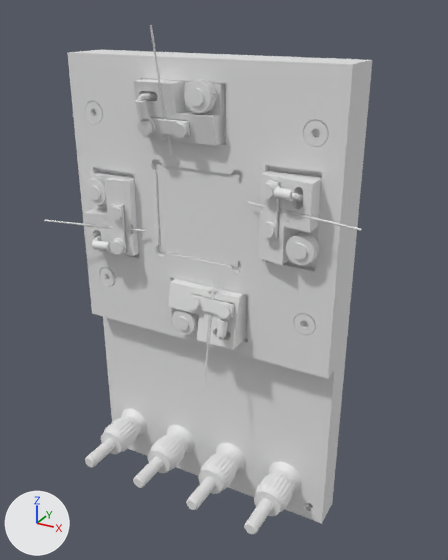
Two versions of the glTF model models/T2P-N-pin_open.glb, one commit apart.
Both versions are drawn from a camera (50 mm lens) standing at (123.6, -141.6, 145.3) and looking at (47.8, -3.7, 76.4). The lights are fixed; the arrows at lower left show +X, +Y and +Z. The first picture is the older version. Vertices at exactly the same position are counted once.

The first picture shows 'p000', 'p001', 'p002', 'p007', 'p008', 'p022', 'p036', 'p050', 'p064', 'p067', 'p070', 'p073', 'p076', 'p082' and 32 more.
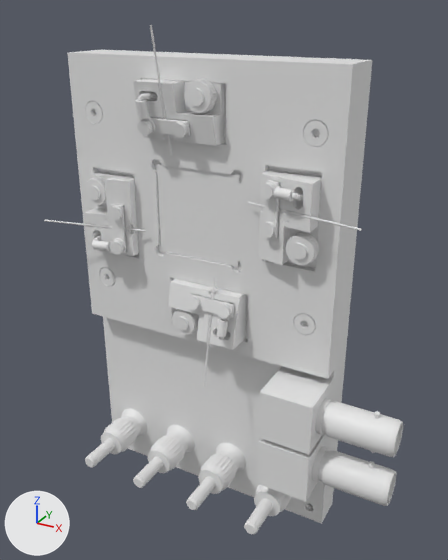
Location of each change, (x1, y1, x2, y2) in pixels of the pictures (448 x 560 px):
```json
{"object": "p082", "change": "reshaped", "before": [304, 120, 328, 146], "after": [258, 366, 334, 455], "on screen": "208% wider, 233% taller"}
{"object": "p083", "change": "reshaped", "after": [315, 398, 403, 457], "on screen": "not visible before"}
{"object": "p076", "change": "reshaped", "before": [100, 268, 115, 286], "after": [257, 434, 329, 502]}
{"object": "p077", "change": "reshaped", "after": [312, 446, 397, 506], "on screen": "not visible before"}
{"part": 1, "of": "me_p076", "change": "added", "after": [257, 434, 329, 502]}
{"part": 3, "of": "me_p082", "change": "added", "after": [258, 366, 334, 455]}
{"object": "p073", "change": "unchanged, covered by the edit", "before": [254, 462, 301, 516], "after": [254, 484, 292, 516]}
```

Edits to the scene script, one JSON object a line:
```json
{"block": "me_p076", "where": "# used by ob_p076; location = (0.0, 0.0, 0.0)"}
{"op": "remove", "block": "me_p076", "code": "me_p076.from_pydata(...)  # 219 vertices, 434 faces; spans x 4.56..10.45, y -5.0..-3.54, z 66.45..72.35"}
{"op": "add", "block": "me_p076", "code": "me_p076.from_pydata(...)  # 110 vertices, 216 faces; spans x 65.1..80.0, y -15.8..0.0, z 21.65..36.35"}
{"block": "me_p076", "change": "me_p076 part 1: 110 vertices added at x 65.1..80.0, y -15.8..0.0, z 21.65..36.35"}
{"block": "me_p076", "change": "other edits to the shape of me_p076 do not show in these pictures"}
{"block": "me_p077", "where": "# used by ob_p077; location = (0.0, 0.0, 0.0)"}
{"op": "remove", "block": "me_p077", "code": "me_p077.from_pydata(...)  # 1714 vertices, 3424 faces; spans x 6.0..8.97, y -3.55..7.0, z 67.92..70.89"}
{"op": "add", "block": "me_p077", "code": "me_p077.from_pydata(...)  # 362 vertices, 720 faces; spans x 78.0..100.6, y -12.7..-3.1, z 24.2..33.8"}
{"block": "me_p077", "change": "me_p077 part 2: 362 vertices added at x 78.0..100.6, y -12.7..-3.1, z 24.2..33.8"}
{"block": "me_p077", "change": "other edits to the shape of me_p077 do not show in these pictures"}
{"block": "me_p082", "where": "# used by ob_p082; location = (0.0, 0.0, 0.0)"}
{"op": "remove", "block": "me_p082", "code": "me_p082.from_pydata(...)  # 219 vertices, 434 faces; spans x 69.56..75.45, y -5.0..-3.54, z 115.85..121.75"}
{"op": "add", "block": "me_p082", "code": "me_p082.from_pydata(...)  # 110 vertices, 216 faces; spans x 65.1..80.0, y -15.8..0.0, z 37.65..52.35"}
{"block": "me_p082", "change": "me_p082 part 3: 110 vertices added at x 65.1..80.0, y -15.8..0.0, z 37.65..52.35"}
{"block": "me_p082", "change": "other edits to the shape of me_p082 do not show in these pictures"}
{"block": "me_p083", "where": "# used by ob_p083; location = (0.0, 0.0, 0.0)"}
{"op": "remove", "block": "me_p083", "code": "me_p083.from_pydata(...)  # 1714 vertices, 3424 faces; spans x 71.0..73.97, y -3.55..7.0, z 117.32..120.29"}
{"op": "add", "block": "me_p083", "code": "me_p083.from_pydata(...)  # 362 vertices, 720 faces; spans x 78.0..100.6, y -12.7..-3.1, z 40.2..49.8"}
{"block": "me_p083", "change": "me_p083 part 4: 362 vertices added at x 78.0..100.6, y -12.7..-3.1, z 40.2..49.8"}
{"block": "me_p083", "change": "other edits to the shape of me_p083 do not show in these pictures"}
```
